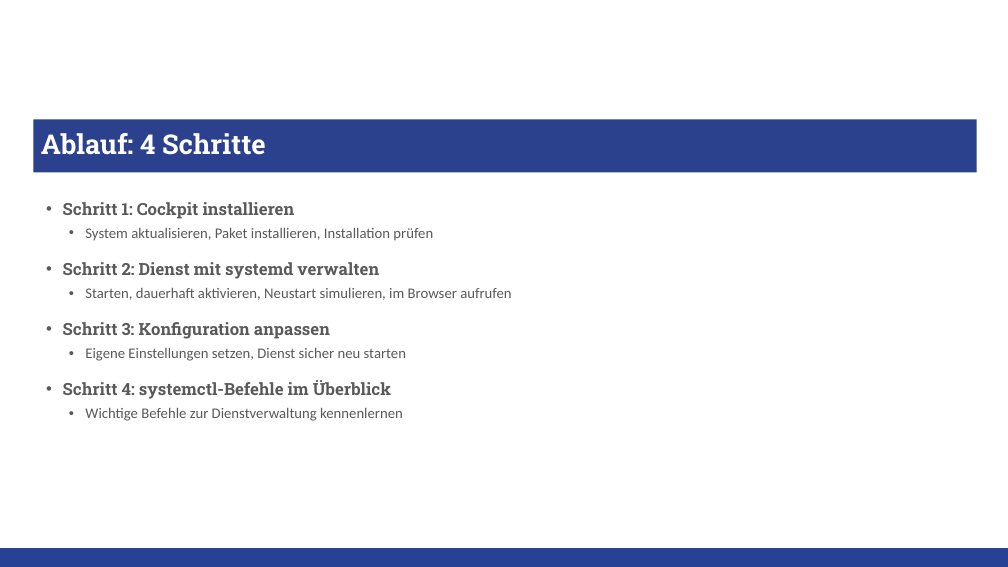
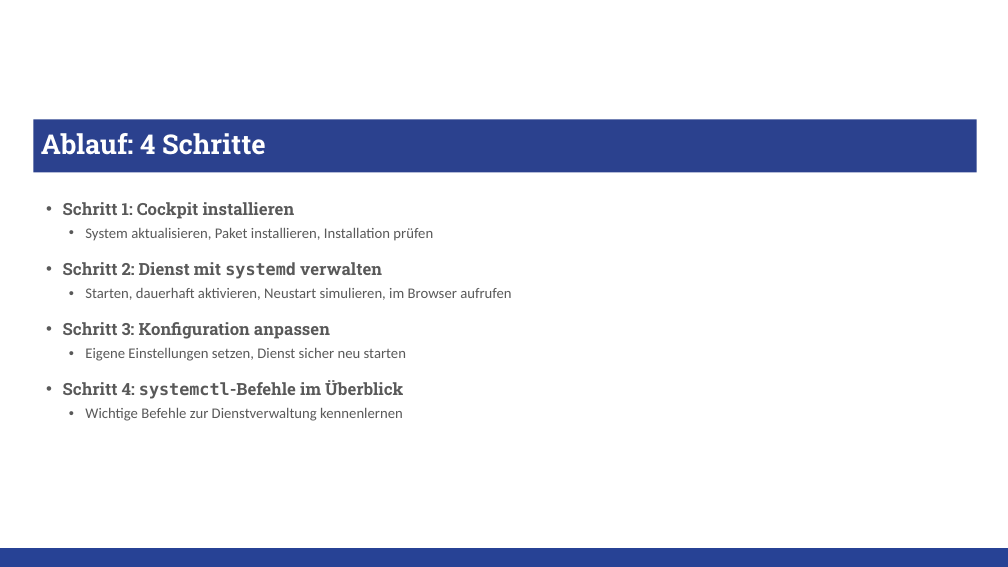
Before and after one commit to Lotter69/2026_02_linux, a slide deck: slide 4 of Vorbereitung/Lab01_Übersicht.pptx. Drawn at 1008x567 pixels with LibreOffice and Linux fonts; fonts in the diff are those of the drawing; background and template pictures are left out. Boxes give left, top, right and bottom in pixels: in the first picture for what was removed or moved away, otherwise in the second. Text is boxed around its words. In the diff, an @@ line names an element or a change of style, - is before the commit and + after.

```diff
--- a/Vorbereitung/Lab01_Übersicht.pptx
+++ b/Vorbereitung/Lab01_Übersicht.pptx
@@ text at [63, 262, 403, 399]: font Roboto Slab to DejaVu Sans Mono in "systemd", "systemctl-Befehle" @@
```
Also in this commit, not shown: 3 other slides changed.
